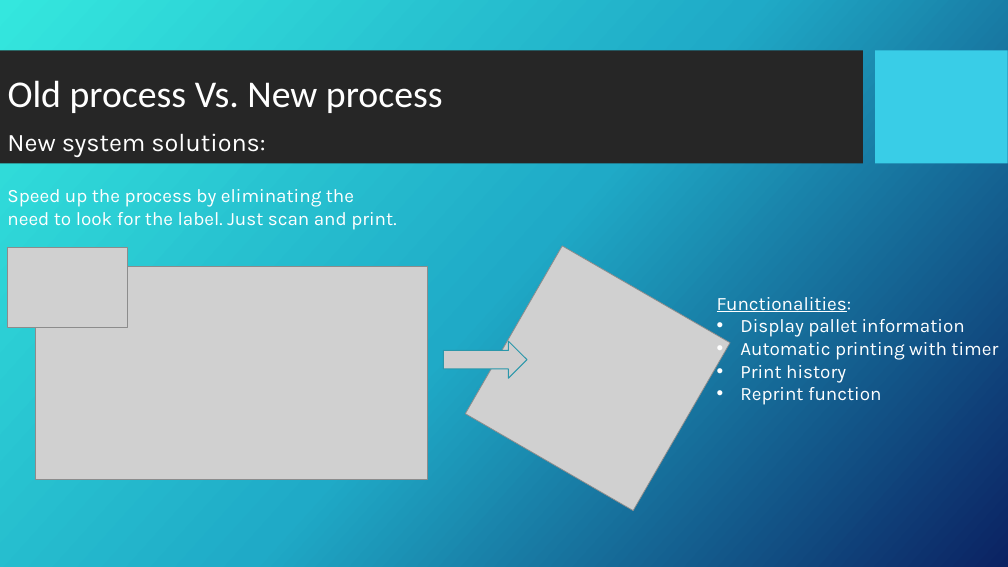
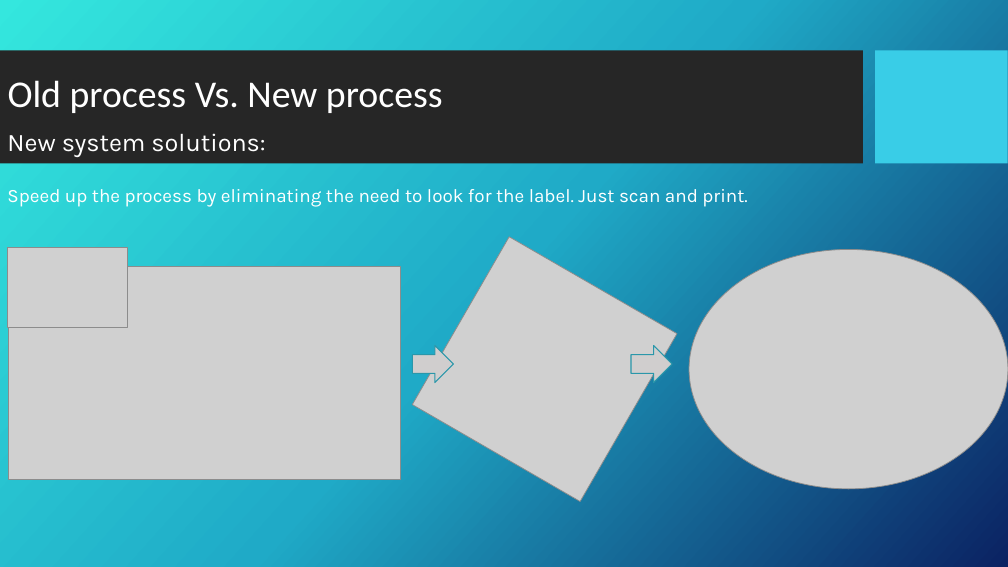
Before and after one commit to DangerX7/PalletScanAndPrint, a slide deck: slide 5 of Pallet Scan and Print Project Presentation.pptx (slide 4 before the commit). Drawn at 1008x567 pixels with LibreOffice and Linux fonts; fonts in the diff are those of the drawing; grey boxes stand for pictures; background and template pictures are left out. Boxes give left, top, right and bottom in pixels: in the first picture for what was removed or moved away, otherwise in the second. Text is boxed around its words. In the diff, an @@ line names an element or a change of style, - is before the commit and + after.

Commit message:
11/18/22

```diff
--- a/Pallet Scan and Print Project Presentation.pptx
+++ b/Pallet Scan and Print Project Presentation.pptx
@@ text "Speed up the process by ..." rewrapped from (7, 189, 396, 230) to (7, 189, 747, 207) @@
@@ picture: place and size @@
-picture at (465, 246, 730, 510)
+picture at (412, 237, 677, 501)
@@ picture: place and size @@
-picture at (36, 266, 428, 479)
+picture at (8, 266, 401, 479)
@@ picture added at (690, 250, 1008, 489) @@
@@ text removed at (717, 297, 998, 405) @@
-Functionalities:
-• Display pallet information
-• Automatic printing with timer
-• Print history
-• Reprint function
@@ right arrow: place and size @@
-right arrow at (443, 341, 527, 378)
+right arrow at (412, 346, 453, 383)
@@ right arrow added at (631, 346, 672, 383), fill #D0CECE, outline #2A98AB 1 pt @@
```
Also in this commit, not shown: 1 other slide changed, 1 slide added.
